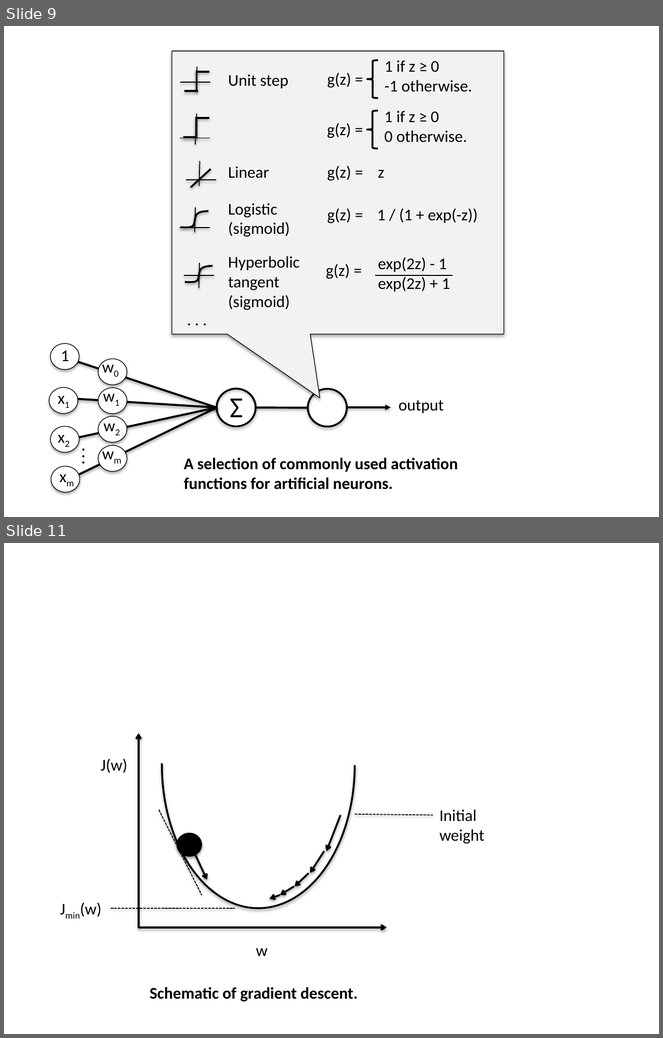
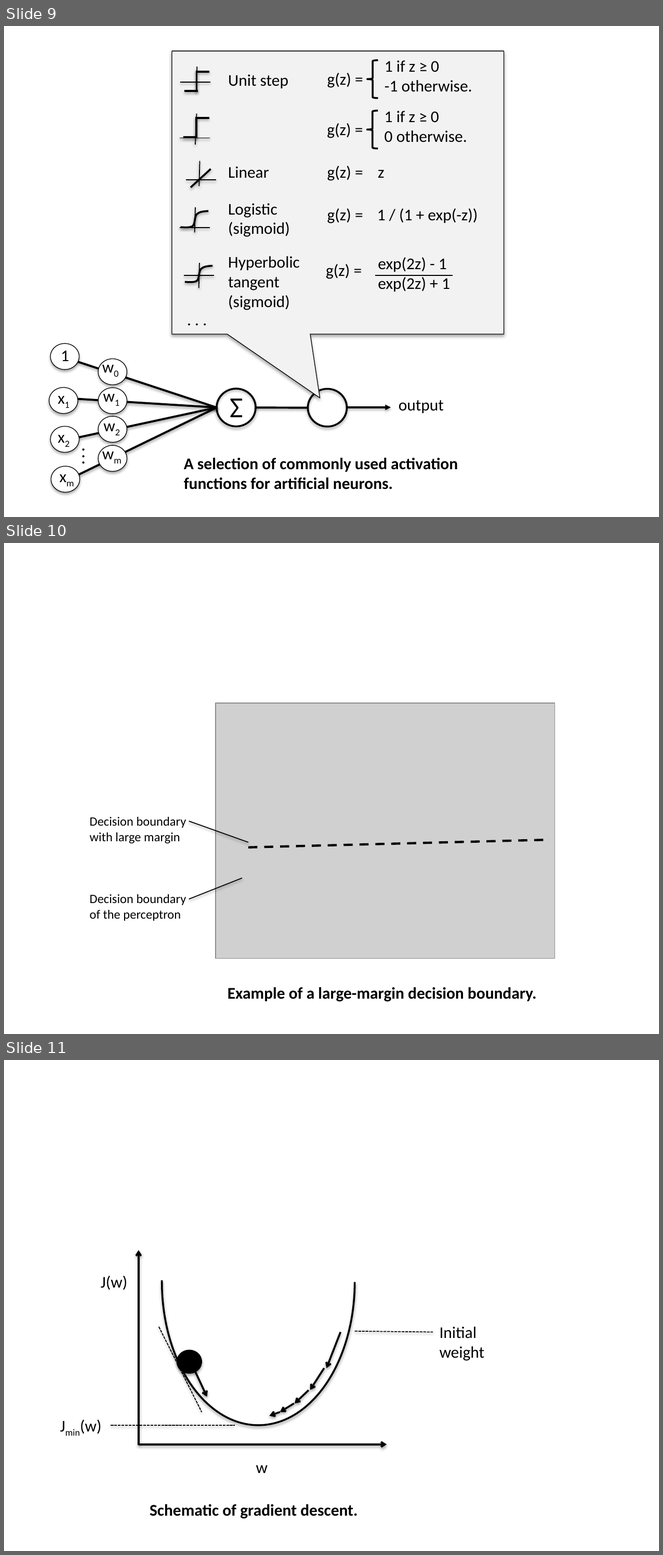
Before and after one commit to rowennetfinder555/Classification, a slide deck: machine_learning/singlelayer_neural_networks/images/perceptrons.pptx. Shown one above the other, each under a label of ours: slides 9 and 11 before the commit, slides 9, 10 and 11 after it; the slides between them are not shown. The pictures are 663x1038 and 663x1555 pixels, drawn with LibreOffice and Linux fonts; fonts in the diff are those of the drawing; grey boxes stand for pictures. Boxes give left, top, right and bottom in pixels: in the first picture for what was removed or moved away, otherwise in the second. Text is boxed around its words. In the diff, an @@ line names an element or a change of style, - is before the commit and + after.

```diff
--- a/machine_learning/singlelayer_neural_networks/images/perceptrons.pptx
+++ b/machine_learning/singlelayer_neural_networks/images/perceptrons.pptx
@@ slide 10 added at bbox=[4, 543, 659, 1034], background #FFFFFF @@
@@ picture added at bbox=[216, 704, 555, 959] @@
@@ text added at bbox=[90, 817, 187, 844], 14 pt, text #000000 @@
+Decision boundary with large margin
@@ line added from (189, 822) to (248, 843), #000000 1 pt @@
@@ line added from (248, 848) to (545, 840), #000000 2.5 pt dashed @@
@@ line added from (189, 899) to (242, 878), #000000 1 pt @@
@@ text added at bbox=[90, 895, 187, 921], 14 pt, text #000000 @@
+Decision boundary
+of the perceptron
@@ text added at bbox=[228, 988, 537, 1002], 18 pt, text #000000, bold @@
+Example of a large-margin decision boundary.
```
Also in this commit, not shown: 1 slide removed, 6 other files.
